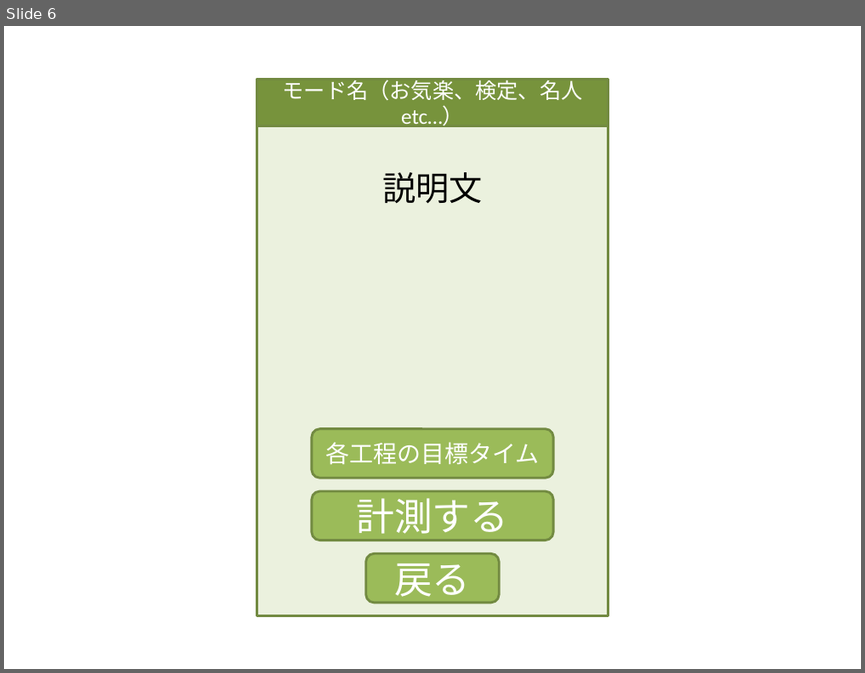
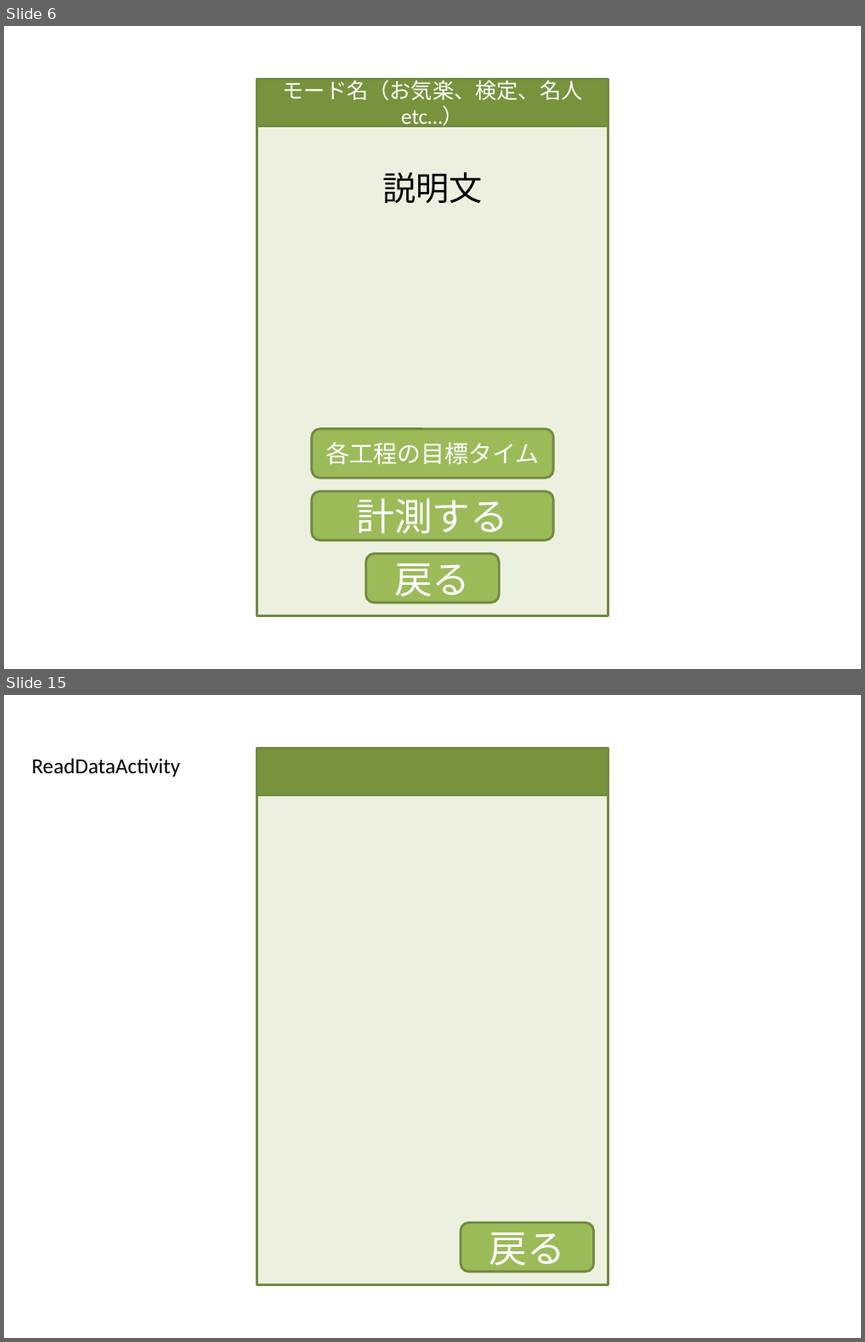
Before and after one commit to MayuOkuda/soba, a slide deck: memo/そばUI2.pptx. Shown one above the other, each under a label of ours: slide 6 before the commit, slides 6 and 15 after it; the slides between them are not shown. The pictures are 865x673 and 865x1342 pixels, drawn with LibreOffice and Linux fonts; fonts in the diff are those of the drawing. Boxes give left, top, right and bottom in pixels: in the first picture for what was removed or moved away, otherwise in the second. Text is boxed around its words. In the diff, an @@ line names an element or a change of style, - is before the commit and + after.

```diff
--- a/memo/そばUI2.pptx
+++ b/memo/そばUI2.pptx
@@ slide 15 added at (4, 695, 861, 1338), background #FFFFFF @@
@@ text added at (32, 758, 181, 777), 18 pt, text #000000 @@
+ReadDataActivity
@@ rectangle added at (256, 748, 608, 1285), fill #EBF1DE, outline #738A42 2 pt @@
@@ rectangle added at (256, 748, 608, 795), fill #77933C, outline #738A42 2 pt @@
@@ rounded rectangle added at (460, 1222, 594, 1270), fill #9BBB59, outline #738A42 2 pt, 32 pt, text #FFFFFF @@
+戻る
```
Also in this commit, not shown: 9 slides changed, 1 other slide added.
